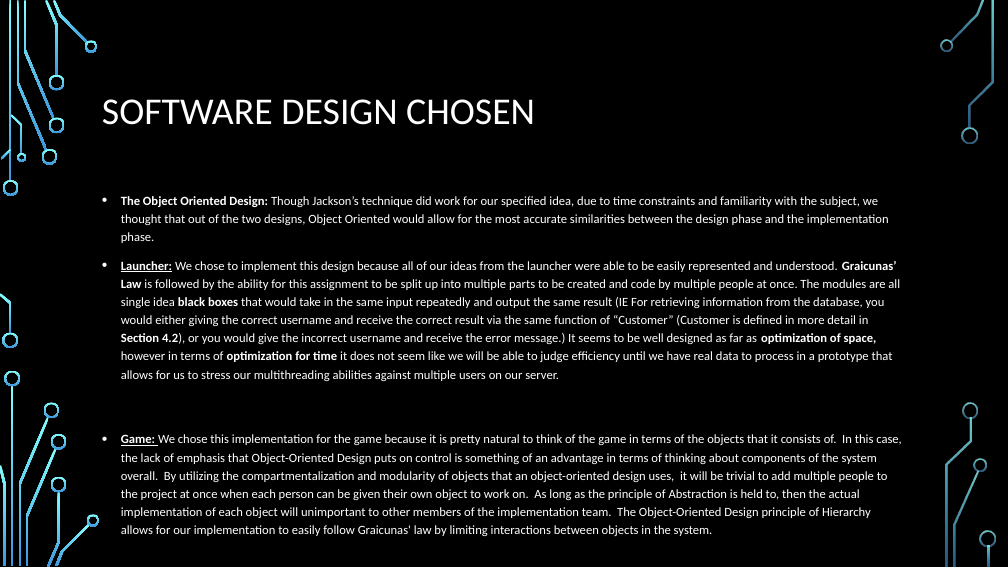
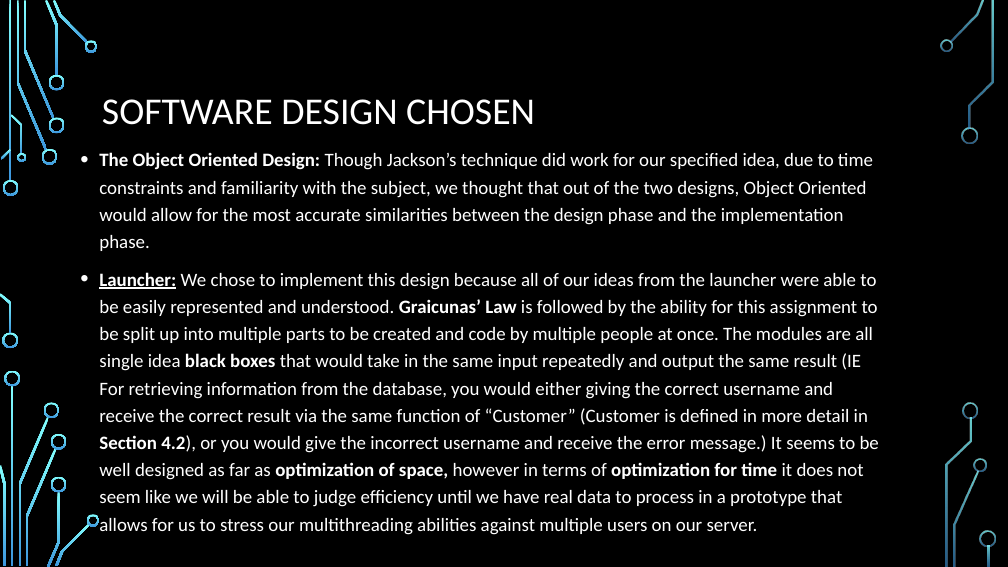
Before and after one commit to Team7-SoftEng/Asset-Development, a slide deck: slide 6 of Gate of GAbethulu.pptx (slide 5 before the commit). Drawn at 1008x567 pixels with LibreOffice and Linux fonts; fonts in the diff are those of the drawing; background and template pictures are left out. Boxes give left, top, right and bottom in pixels: in the first picture for what was removed or moved away, otherwise in the second. Text is boxed around its words. In the diff, an @@ line names an element or a change of style, - is before the commit and + after.

```diff
--- a/Gate of GAbethulu.pptx
+++ b/Gate of GAbethulu.pptx
@@ text "The Object Oriented Design: Though ...": place and size @@
-text "The Object Oriented Design: Though ..." at [121, 196, 902, 536]
+text "The Object Oriented Design: Though ..." at [99, 152, 879, 535]
@@ text "The Object Oriented Design: Though ..." at [99, 152, 879, 535]: size 12 to 18 pt @@
@@ text at [121, 434, 902, 536]: paragraph removed @@
-• Game: We chose this implementation for the game because it is pretty natural to think of the game in terms of the objects that it consists of. In this case, the lack of emphasis that Object-Oriented Design puts on control is something of an advantage in terms of thinking about components of the system overall. By utilizing the compartmentalization and modularity of objects that an object-oriented design uses, it will be trivial to add multiple people to the project at once when each person can be given their own object to work on. As long as the principle of Abstraction is held to, then the actual implementation of each object will unimportant to other members of the implementation team. The Object-Oriented Design principle of Hierarchy allows for our implementation to easily follow Graicunas' law by limiting interactions between objects in the system.
```
Also in this commit, not shown: 6 other slides changed, 2 slides added.
